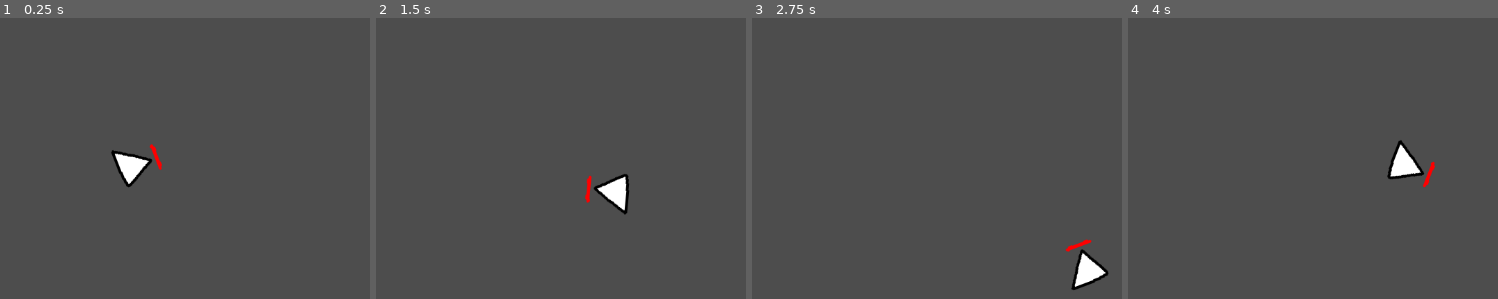
Above: before the commit, frames 1-4 (left to right).
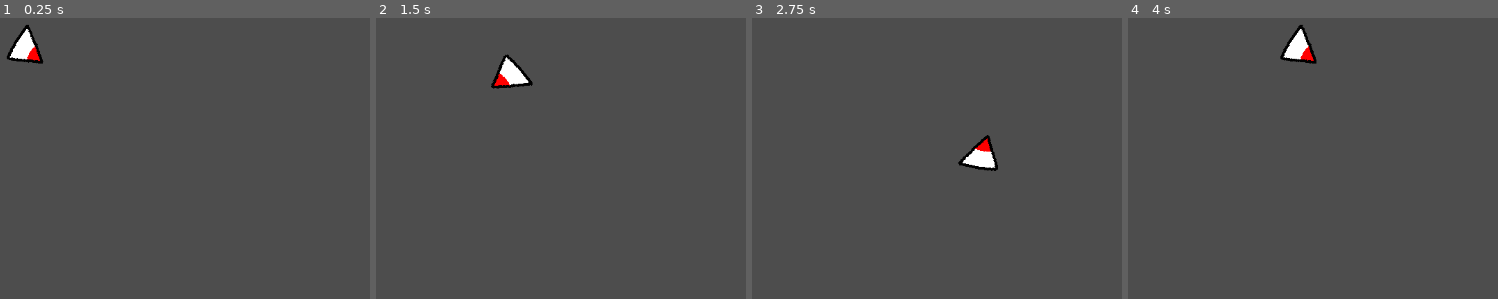
Above: after the commit, the same moments.

Repository: RyanDavidsonDev/GMTK2024-repo
Game: Godot game, scene res://RyanFolder/Scenes/RyanScene.tscn
The game is run twice, just before and just after one commit, with the same random seed, the same clock (stepped at 60 frames per second) and the same inputs.
Inputs (mouse positions are in pixels of both pictures, inside the frame that each line leads up to):
- Up to frame 1 (0.25 s): no input
- Up to frame 2 (1.5 s): tap Enter at 0.5 s; move the mouse to (723, 127) at 0.52 s; hold D (move_right) 0.53-1.28 s; tap Space (shoot, bound only after the commit) at 0.6, 1.35 s; move the mouse to (387, 172) at 1.27 s; hold S (move_down) from 1.28 s (still down)
- Up to frame 3 (2.75 s): move the mouse to (1003, 51) at 2.02 s; release S (move_down) at 2.03 s; hold D (move_right) from 2.03 s (still down); tap Space (shoot, bound only after the commit) at 2.1 s
- Up to frame 4 (4 s): move the mouse to (1261, 239) at 2.77 s; release D (move_right) at 2.78 s; hold W (move_up) 2.78-3.53 s; tap Space (shoot, bound only after the commit) at 2.85, 3.6 s; move the mouse to (outside the picture) at 3.52 s; hold A (move_left) from 3.53 s (still down)

The runs differ from the first frame. In frame 1, 1.7% of the frame differs, in the area x 1-44%, y 2-61%; in frame 2, 1.7%, in the area x 31-69%, y 12-71%; in frame 3, 1.7%; in frame 4, 1.7%.
Error after the commit: Parse Error: Invalid argument for "instantiate()" function: argument 1 should be "PackedScene.GenEditState" but is "Vector2". (res://RyanFolder/Scripts/pellet_…

Commit message:
partial bullet manager approach before I try cleaning it up

Diff:
--- /dev/null
+++ b/gmtk2024-project/RyanFolder/Scenes/Pellet.tscn
@@ -0,0 +1,18 @@
+[gd_scene load_steps=4 format=3 uid="uid://h3sptbpih1mg"]
+
+[ext_resource type="Script" path="res://RyanFolder/Scripts/pellet.gd" id="1_iy6yu"]
+[ext_resource type="Texture2D" uid="uid://bvhnhfj025f11" path="res://RyanFolder/Assets/placeholderPellet.png" id="2_k7h1r"]
+
+[sub_resource type="RectangleShape2D" id="RectangleShape2D_y58xq"]
+size = Vector2(8, 14)
+
+[node name="Pellet" type="Area2D"]
+collision_layer = 8
+collision_mask = 6
+script = ExtResource("1_iy6yu")
+
+[node name="CollisionShape2D" type="CollisionShape2D" parent="."]
+shape = SubResource("RectangleShape2D_y58xq")
+
+[node name="Sprite2D" type="Sprite2D" parent="."]
+texture = ExtResource("2_k7h1r")
--- /dev/null
+++ b/gmtk2024-project/RyanFolder/Scenes/Pellet_manager.tscn
@@ -0,0 +1,8 @@
+[gd_scene load_steps=3 format=3 uid="uid://ckug1pit8iglx"]
+
+[ext_resource type="Script" path="res://RyanFolder/Scripts/pellet_manager.gd" id="1_ji6ps"]
+[ext_resource type="PackedScene" uid="uid://h3sptbpih1mg" path="res://RyanFolder/Scenes/Pellet.tscn" id="2_ljt32"]
+
+[node name="BulletManager" type="Node2D"]
+script = ExtResource("1_ji6ps")
+pellet_scene = ExtResource("2_ljt32")
--- a/gmtk2024-project/RyanFolder/Scenes/RyanScene.tscn
+++ b/gmtk2024-project/RyanFolder/Scenes/RyanScene.tscn
@@ -1,8 +1,13 @@
-[gd_scene load_steps=2 format=3 uid="uid://drboqtyo3pf7h"]
+[gd_scene load_steps=3 format=3 uid="uid://drboqtyo3pf7h"]
 
 [ext_resource type="PackedScene" uid="uid://xgr1i7wcarxt" path="res://RyanFolder/Scenes/player.tscn" id="1_5g00q"]
+[ext_resource type="PackedScene" uid="uid://ckug1pit8iglx" path="res://RyanFolder/Scenes/Pellet_manager.tscn" id="2_rulhb"]
 
 [node name="RyanScene" type="Node2D"]
 
 [node name="Player" parent="." instance=ExtResource("1_5g00q")]
-position = Vector2(519, 346)
+position = Vector2(368, 180)
+
+[node name="BulletManager" parent="." instance=ExtResource("2_rulhb")]
+
+[connection signal="shoot" from="Player" to="BulletManager" method="_on_player_shoot"]
--- /dev/null
+++ b/gmtk2024-project/RyanFolder/Scenes/main_ryan.tscn
@@ -0,0 +1,10 @@
+[gd_scene load_steps=3 format=3 uid="uid://d2n7udg8xgmad"]
+
+[ext_resource type="PackedScene" uid="uid://xgr1i7wcarxt" path="res://RyanFolder/Scenes/player.tscn" id="1_uqcgs"]
+[ext_resource type="PackedScene" uid="uid://ckug1pit8iglx" path="res://RyanFolder/Scenes/Pellet_manager.tscn" id="2_63cev"]
+
+[node name="MainRyan" type="Node"]
+
+[node name="Player" parent="." instance=ExtResource("1_uqcgs")]
+
+[node name="BulletManager" parent="." instance=ExtResource("2_63cev")]
--- a/gmtk2024-project/RyanFolder/Scenes/player.tscn
+++ b/gmtk2024-project/RyanFolder/Scenes/player.tscn
@@ -1,7 +1,7 @@
 [gd_scene load_steps=4 format=3 uid="uid://xgr1i7wcarxt"]
 
 [ext_resource type="Script" path="res://RyanFolder/Scripts/Player.gd" id="1_tqj0c"]
-[ext_resource type="Texture2D" uid="uid://d2o1pqct4al70" path="res://RyanFolder/Assets/sndpupef.bmp" id="2_y67sp"]
+[ext_resource type="Texture2D" uid="uid://d1o7bpan07m46" path="res://RyanFolder/Assets/PlaceholderPlayer.bmp" id="2_rj7hd"]
 
 [sub_resource type="CircleShape2D" id="CircleShape2D_tcdpd"]
 
@@ -14,8 +14,7 @@
 shape = SubResource("CircleShape2D_tcdpd")
 
 [node name="Sprite2D" type="Sprite2D" parent="."]
-rotation = -0.785398
-texture = ExtResource("2_y67sp")
+texture = ExtResource("2_rj7hd")
 
 [node name="RayCast2D" type="RayCast2D" parent="."]
 collision_mask = 3
--- a/gmtk2024-project/RyanFolder/Scripts/Player.gd
+++ b/gmtk2024-project/RyanFolder/Scripts/Player.gd
@@ -1,24 +1,40 @@
 extends CharacterBody2D
+
+signal shoot
 
 @onready var ray_cast_2d: RayCast2D = $RayCast2D
 @export var move_speed: float = 200
 @export var size: float  = 200
-
+var move_dir:Vector2 = Vector2.ZERO
+var mouse_dir:Vector2 #used for physics calculations
+var look_dir:float #used for setting sprite direction
 var dead : bool = false
 
-func _process(dealta):
-	if Input.is_action_just_pressed("exit"):
-		print("quit game") # basic infrastructure from the tutorial I was using, not worrying about it now
+func _process(delta):
+	#if Input.is_action_just_pressed("exit"):
+	#	print("quit game") # basic infrastructure from the tutorial I was using, not worrying about it now
 
+	look_dir = global_position.direction_to(get_global_mouse_position()).angle() + PI/2.0
+	mouse_dir = get_global_mouse_position() - position
+	look_dir = mouse_dir.angle() + PI/2.0
+	global_rotation = look_dir
 
-	global_rotation = global_position.direction_to(get_global_mouse_position()).angle() + PI/2.0 + deg_to_rad(45)
 	if Input.is_action_just_pressed("shoot"):
-		shoot()
+
+		#var pellet = Pellet.new(look_dir, global_transform)
+		#add_child(pellet)
+		#pellet.global_position = global_position
+		print("firing " + str(look_dir))
+
+		print("ship direction" + str(look_dir))
+		print("ship location" + str(transform))
+		print("")
+		shoot.emit(position, mouse_dir)
 
 func  _physics_process(delta):
 	if dead:
 		return
-	var move_dir = Input.get_vector("move_left", "move_right", "move_up", "move_down")
+	move_dir = Input.get_vector("move_left", "move_right", "move_up", "move_down")
 	velocity = move_dir * move_speed
 	move_and_slide()
 
@@ -26,6 +42,3 @@
 	if dead:
 		return
 	print("you died")
-
-func shoot():
-	print("firing")
--- /dev/null
+++ b/gmtk2024-project/RyanFolder/Scripts/pellet.gd
@@ -0,0 +1,15 @@
+extends Area2D
+
+class_name Pellet
+
+@export var speed: float  =300
+@export var direction: Vector2
+
+func _init(direction: Vector2):
+	print("spawned, direction: " + str(direction))
+
+func _physics_process(delta):
+
+	position += speed *direction * delta
+	pass
+	#print("location" + str(transform))
--- /dev/null
+++ b/gmtk2024-project/RyanFolder/Scripts/pellet_manager.gd
@@ -0,0 +1,12 @@
+extends Node2D
+
+@export var pellet_scene : PackedScene
+
+
+func _on_player_shoot(pos: Vector2, dir:Vector2):
+	print("spanwed")
+	var pellet = pellet_scene.instantiate(dir)
+	add_child(pellet)
+	pellet.position = pos
+	pellet.direction = dir.normalized()
+	add_to_group("bullets")
--- a/gmtk2024-project/project.godot
+++ b/gmtk2024-project/project.godot
@@ -41,3 +41,17 @@
 , Object(InputEventKey,"resource_local_to_scene":false,"resource_name":"","device":-1,"window_id":0,"alt_pressed":false …(186 unchanged characters)…
 ]
 }
+shoot={
+"deadzone": 0.5,
+"events": [Object(InputEventKey,"resource_local_to_scene":false,"resource_name":"","device":-1,"window_id":0,"alt_pressed":false,"shift_pressed":false,"ctrl_pressed":false,"meta_pressed":false,"pressed":false,"keycode":0,"physical_keycode":32,"key_label":0,"unicode":32,"location":0,"echo":false,"script":null)
+, Object(InputEventMouseButton,"resource_local_to_scene":false,"resource_name":"","device":-1,"window_id":0,"alt_pressed":false,"shift_pressed":false,"ctrl_pressed":false,"meta_pressed":false,"button_mask":0,"position":Vector2(0, 0),"global_position":Vector2(0, 0),"factor":1.0,"button_index":1,"canceled":false,"pressed":false,"double_click":false,"script":null)
+]
+}
+
+[physics]
+
+2d/default_gravity=0.0
+
+[rendering]
+
+textures/canvas_textures/default_texture_filter=0
Binary file added: gmtk2024-project/RyanFolder/Assets/PlaceholderPlayer.bmp
Not shown, added: gmtk2024-project/RyanFolder/Assets/PlaceholderPlayer.bmp.import
Binary file added: gmtk2024-project/RyanFolder/Assets/placeholderPellet.ase
Binary file added: gmtk2024-project/RyanFolder/Assets/placeholderPellet.png
Not shown, changed: gmtk2024-project/RyanFolder/Assets/placeholderPellet.png.import
Binary file removed: gmtk2024-project/RyanFolder/Assets/sndpupef.bmp
